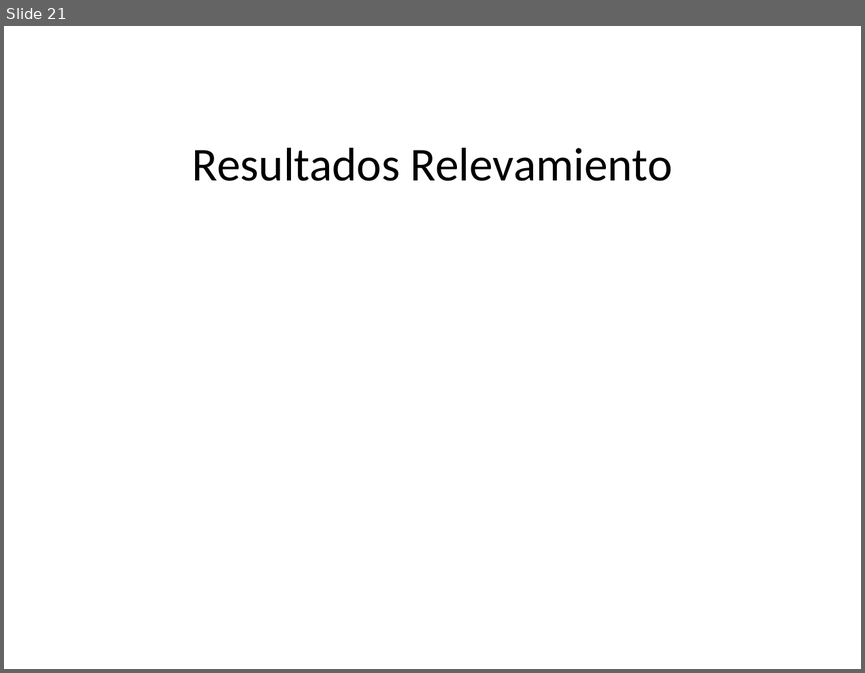
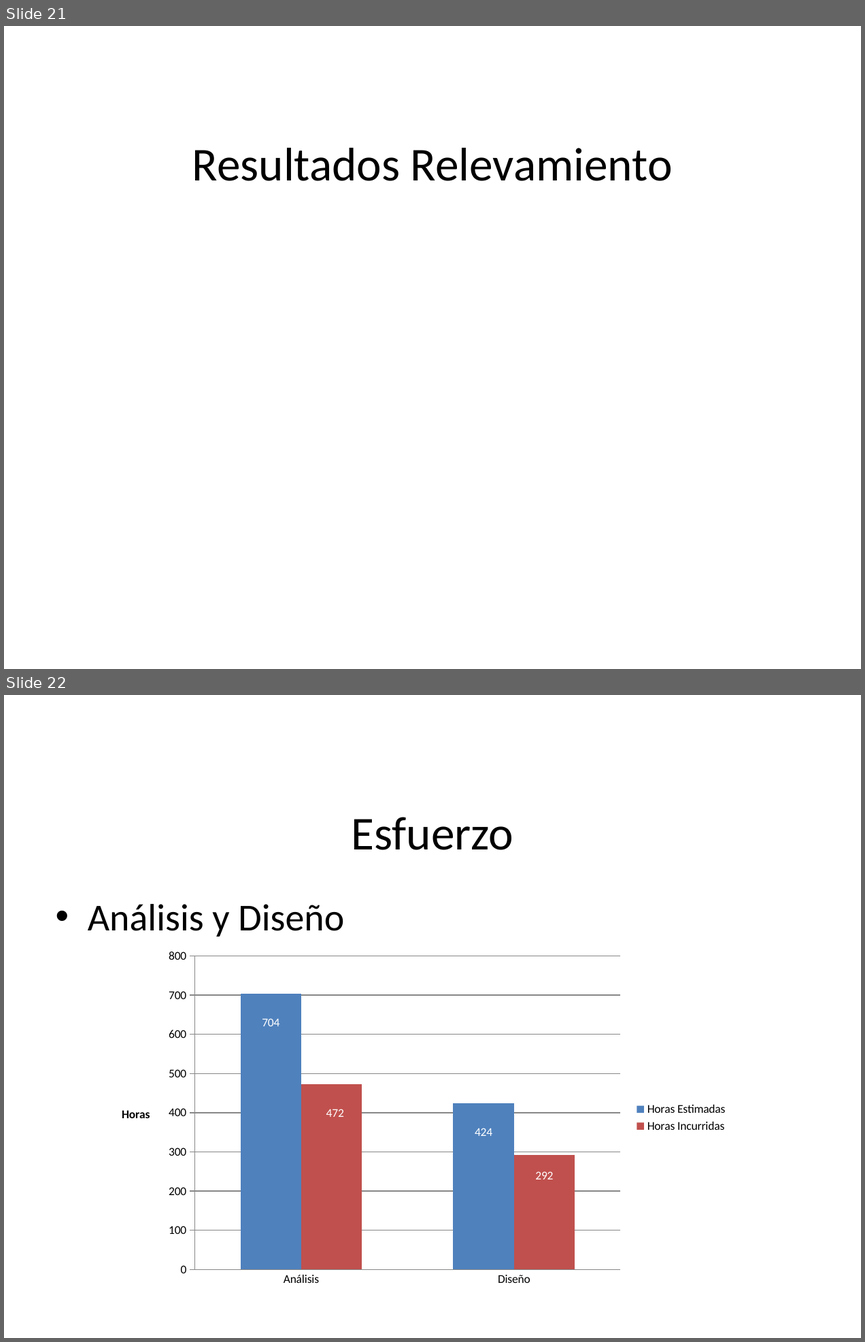
Before and after one commit to pedrohmolina/admin-ong, a slide deck: Documentacion/Presentacion/Presentacion Sirius.pptx. Shown one above the other, each under a label of ours: slide 21 before the commit, slides 21 and 22 after it. The pictures are 865x673 and 865x1342 pixels, drawn with LibreOffice and Linux fonts; fonts in the diff are those of the drawing; background and template pictures are left out. Boxes give left, top, right and bottom in pixels: in the first picture for what was removed or moved away, otherwise in the second. Text is boxed around its words. In the diff, an @@ line names an element or a change of style, - is before the commit and + after.

```diff
--- a/Documentacion/Presentacion/Presentacion Sirius.pptx
+++ b/Documentacion/Presentacion/Presentacion Sirius.pptx
@@ slide 22 added at (x1=4, y1=695, x2=861, y2=1338), background picture (left out) @@
@@ title added at (x1=351, y1=817, x2=514, y2=850), 39.6 pt, text #000000 @@
+Esfuerzo
@@ text added at (x1=88, y1=904, x2=344, y2=936), 32 pt, text #000000 @@
+• Análisis y Diseño
@@ column chart added at (x1=109, y1=942, x2=736, y2=1292) @@
+categories: Análisis, Diseño
+Horas Estimadas: 704, 424
+Horas Incurridas: 472, 292
```
Also in this commit, not shown: 4 slides changed, 2 other slides added, 1 slide removed.
